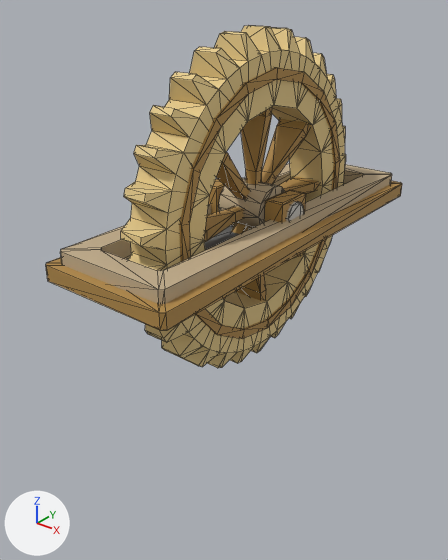
An edit to the FBX model assets/models/OBSTACLE_GEAR.FBX, drawn before and after from the same camera.
Both versions are drawn from a camera (50 mm lens) standing at (1.69, -2.33, 1.1) and looking at (-0.08, -0.13, -0.27). The axes (+X, +Y, +Z) are drawn at lower left. The lights are the same throughout. The first picture is the older version. Mesh edges are drawn as thin lines. Where no turn or scale is listed for an object, it has been applied to the vertices.

In view in the first picture: ' OBSTACLE BASE GEAR', 'GEAR'.
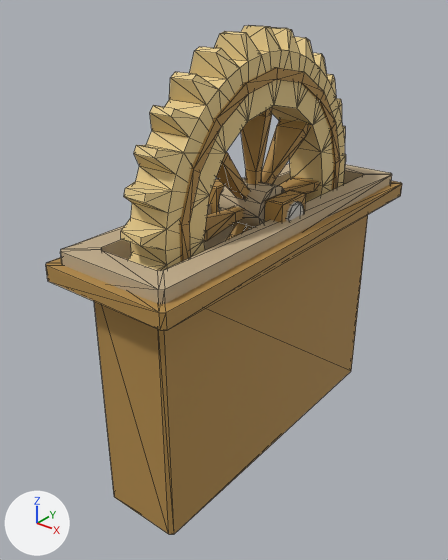
What differs and where, as boxes (x1, y1, x2, y2) in the pictures (448 x 560 px; the box of a moved part takes in the faces that stretch with it):
' OBSTACLE BASE GEAR', reshaped (121% taller)
    before: (46, 163, 402, 330)
    after: (46, 163, 402, 534)
part 1 of me_obstacle_base_gear_ncl1_1, moved or reshaped (mostly hidden before)
    before: (101, 173, 291, 260)
    after: (94, 173, 368, 534)

The change, as a list of edits to the scene's bpy script:
```text
Change me_obstacle_base_gear_ncl1_1:
    used by ob_obstacle_base_gear; location = (0.0, 0.0, 0.0)
    before: 12 (-0.16, -0.83, 0.01), 13 (0.18, -0.81, 0.01), 14 (0.16, 0.83, 0.01), 15 (-0.18, 0.82, 0.01), 36 (-0.18, -0.81, 0.01)
    before: 37 (0.16, -0.83, 0.01), 38 (0.18, 0.82, 0.01), 39 (-0.16, 0.83, 0.01), 44 (-0.2, -0.85, -0.01), 45 (-0.19, -0.87, -0.01)
    before: 46 (0.19, -0.87, -0.01), 47 (0.2, -0.85, -0.01), 48 (0.2, 0.85, -0.01), 49 (0.19, 0.87, -0.01), 50 (-0.19, 0.87, -0.01)
    before: 51 (-0.2, 0.85, -0.01)
    remove me_obstacle_base_gear_ncl1_1.from_pydata(...)  # 128 vertices, 236 faces; spans x -0.34..0.34, y -0.99..0.99, z -0.02..0.2
    add me_obstacle_base_gear_ncl1_1.from_pydata(...)  # 128 vertices, 232 faces; spans x -0.34..0.34, y -0.99..0.99, z -1.22..0.2
    me_obstacle_base_gear_ncl1_1 part 1
    add for i in [*range(44, 52)]: me_obstacle_base_gear_ncl1_1.vertices[i].co += Vector((0.0, 0.0, -1.21))
    add for i in [*range(12, 16), *range(36, 40)]: me_obstacle_base_gear_ncl1_1.vertices[i].co += Vector((0.0, 0.0, -1.17))
```
